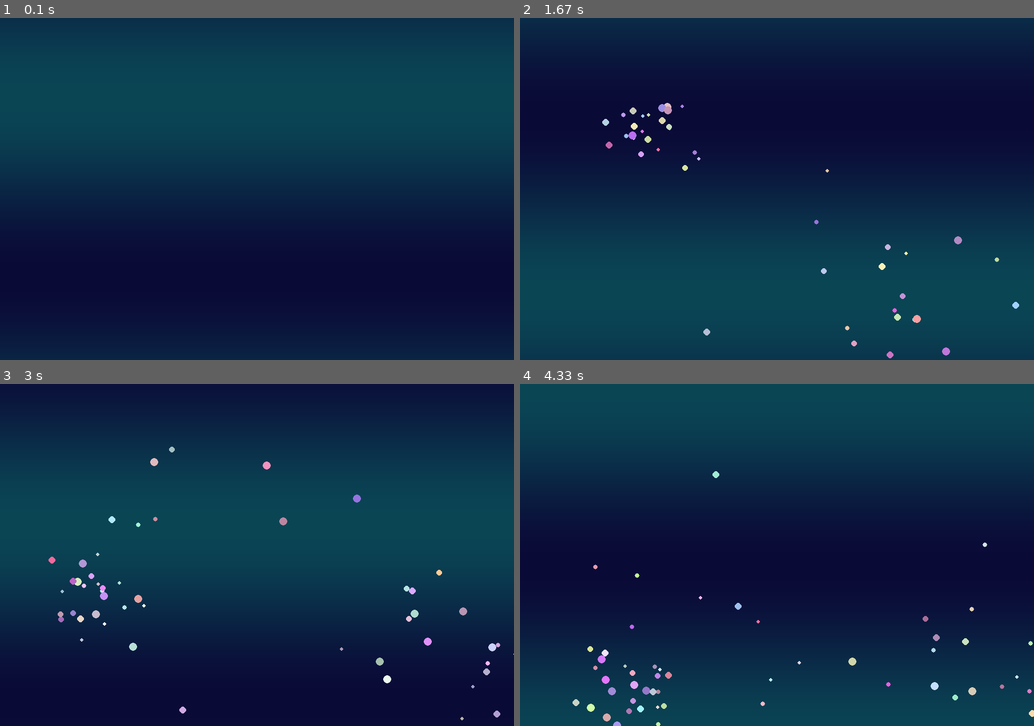
Above: before the commit, frames 1-4 (two rows, left to right).
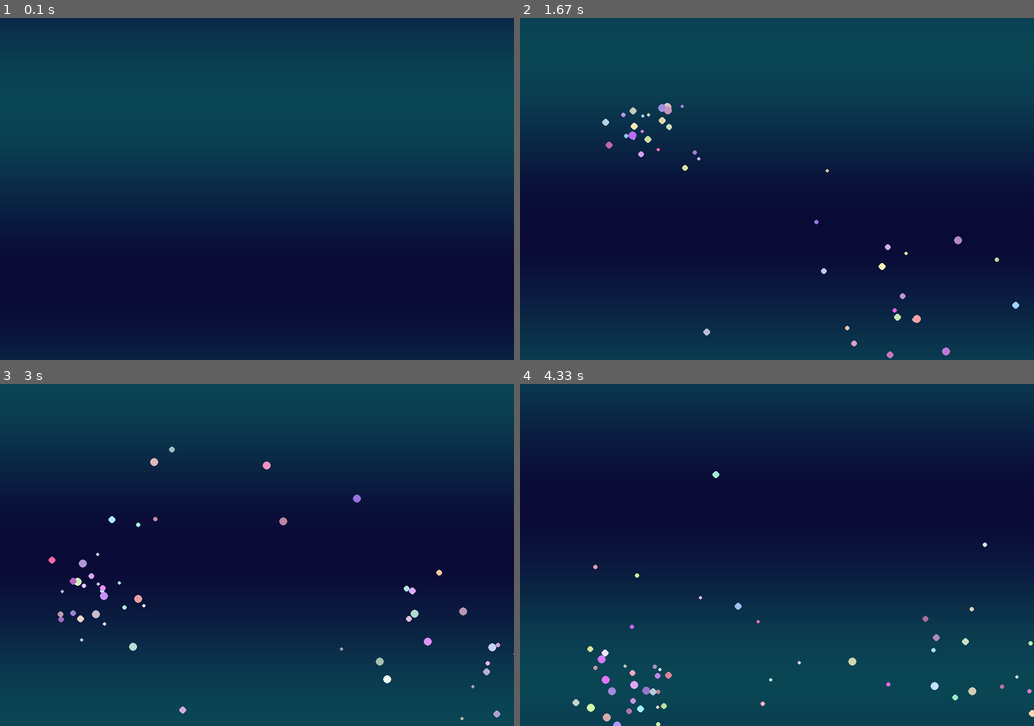
Above: after the commit, the same moments.

Repository: 20260200-htw/my-first-game
Game: pygame game, started from my-first-game.py
Same seed, same stepped clock (60 frames per second), same inputs: the game is played once before the commit and once after it.
Inputs (mouse positions are in pixels of both pictures, inside the frame that each line leads up to):
- Up to frame 1 (0.1 s): no input
- Up to frame 2 (1.67 s): click (777, 189) at 0.38 s; click (828, 264) at 0.72 s; click (967, 308) at 1.05 s; click (653, 120) at 1.38 s
- Up to frame 3 (3 s): click (257, 596) at 1.72 s; click (185, 483) at 2.05 s; click (436, 643) at 2.38 s; click (87, 589) at 2.72 s
- Up to frame 4 (4.33 s): click (627, 490) at 3.05 s; click (653, 616) at 3.38 s; click (962, 633) at 3.72 s; click (622, 681) at 4.05 s

The runs differ from the first frame. In frame 2, 71% of the frame differs, in the area x 0-100%, y 1-90%; in frame 3, 71%, in the area x 0-100%, y 0-100%; in frame 4, 44%.

Commit message:
2nd commit

Diff:
--- a/my-first-game.py
+++ b/my-first-game.py
@@ -75,7 +75,7 @@
         for _ in range(8):
             particles.append(Particle(mouse[0], mouse[1]))
 
-    time += 0.03
+    time += 0.01
 
     draw_background(screen, time)
 
